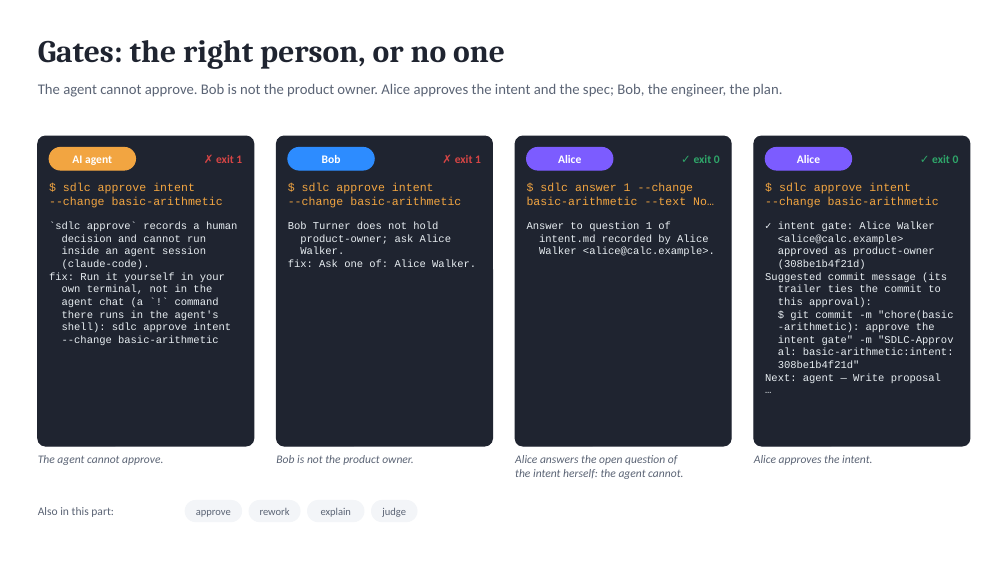
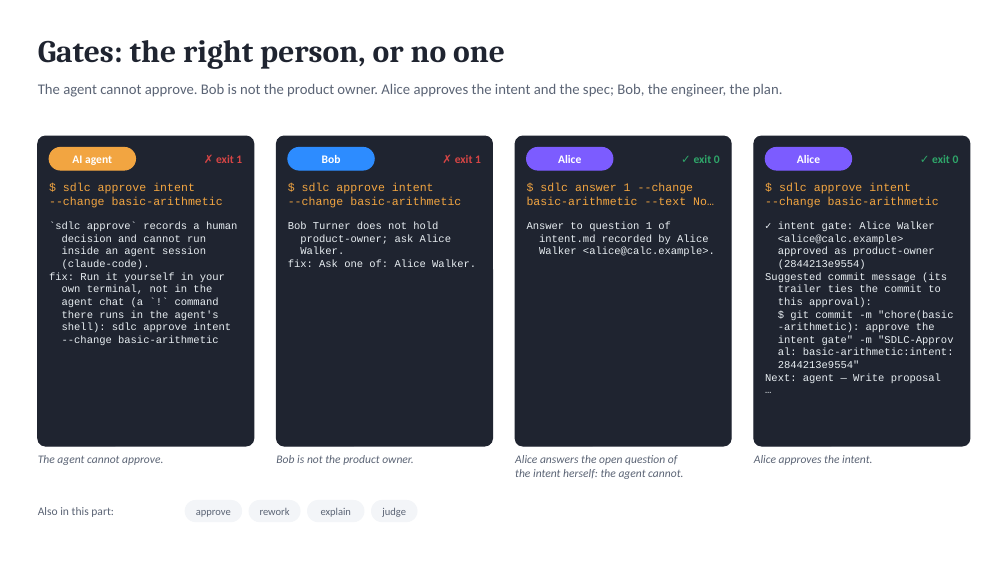
Before and after one commit to marin-ai-tech/sdlc, a slide deck: slide 8 of docs/demo/sdlc-calculator-demo.en.pptx. Drawn at 1008x567 pixels with LibreOffice and Linux fonts; fonts in the diff are those of the drawing. Boxes give left, top, right and bottom in pixels: in the first picture for what was removed or moved away, otherwise in the second. Text is boxed around its words. In the diff, an @@ line names an element or a change of style, - is before the commit and + after.

```diff
--- a/docs/demo/sdlc-calculator-demo.en.pptx
+++ b/docs/demo/sdlc-calculator-demo.en.pptx
@@ text at (x1=778, y1=260, x2=866, y2=269): text changed @@
-(308be1b4f21d)
+(2844213e9554)
@@ text at (x1=778, y1=361, x2=860, y2=368): text changed @@
-308be1b4f21d"
+2844213e9554"
```
Also in this commit, not shown: 7 other slides changed, 48 other files.
